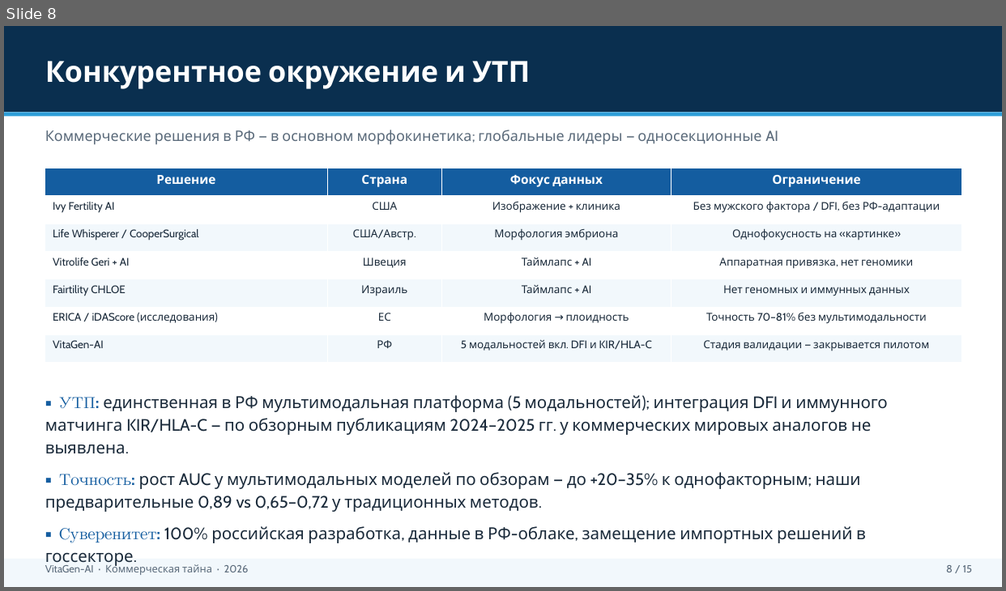
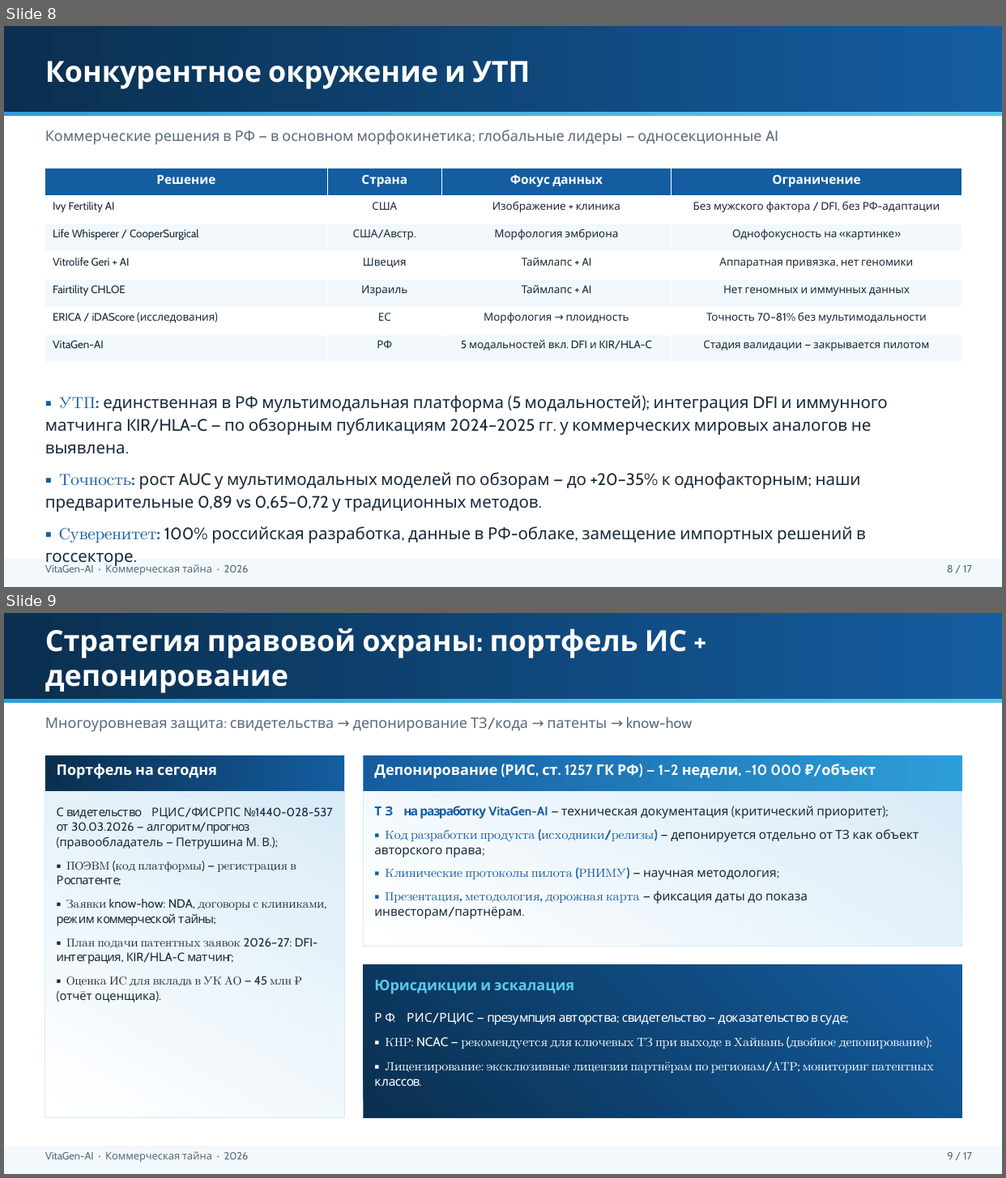
Before and after one commit to Mary-RND/vebinar-ii-analitik-landing, a slide deck: Business plan/Готовые документы/VitaGen_Инвестиционная_презентация.pptx. Shown one above the other, each under a label of ours: slide 8 before the commit, slides 8 and 9 after it. The pictures are 1006x591 and 1006x1178 pixels, drawn with LibreOffice and Linux fonts; fonts in the diff are those of the drawing. Boxes give left, top, right and bottom in pixels: in the first picture for what was removed or moved away, otherwise in the second. Text is boxed around its words. In the diff, an @@ line names an element or a change of style, - is before the commit and + after.

Commit message:
feat: презентация 17 слайдов — IP-стратегия, научный задел со сканами, команда; БП — депонирование ТЗ/кода

```diff
--- a/Business plan/Готовые документы/VitaGen_Инвестиционная_презентация.pptx
+++ b/Business plan/Готовые документы/VitaGen_Инвестиционная_презентация.pptx
@@ slide 9 added at [4, 613, 1002, 1174], background #FFFFFF @@
@@ rectangle added at [4, 613, 1002, 699], fill gradient #0A2F4F to #145DA0 @@
@@ text added at [45, 628, 687, 693], 28 pt, text #FFFFFF, bold @@
+Стратегия правовой охраны: портфель ИС + депонирование
@@ rectangle added at [4, 699, 1002, 704], fill gradient #2E9ED8 to #5BC8EA @@
@@ text added at [45, 717, 692, 732], 14 pt, text #5A6A7A @@
+Многоуровневая защита: свидетельства → депонирование ТЗ/кода → патенты → know-how
@@ rectangle added at [45, 756, 345, 1118], fill gradient #FFFFFF to #D6EAF7, outline #D6EAF7 1 pt @@
@@ rectangle added at [45, 756, 345, 791], fill gradient #0A2F4F to #145DA0 @@
@@ rectangle added at [364, 756, 962, 946], fill gradient #FFFFFF to #D6EAF7, outline #D6EAF7 1 pt @@
@@ rectangle added at [364, 756, 962, 791], fill gradient #145DA0 to #2E9ED8 @@
@@ text added at [57, 764, 217, 779], 14 pt, text #FFFFFF, bold @@
+Портфель на сегодня
@@ text added at [374, 764, 876, 779], 14 pt, text #FFFFFF, bold @@
+Депонирование (РИС, ст. 1257 ГК РФ) — 1–2 недели, ~10 000 ₽/объект
@@ text added at [374, 806, 918, 919], 12 pt, text #1A2A3A @@
+▪ ТЗ на разработку VitaGen-AI — техническая документация (критический приоритет);
+▪ Код разработки продукта (исходники/релизы) — депонируется отдельно от ТЗ как объект авторского права;
+▪ Клинические протоколы пилота (РНИМУ) — научная методология;
+▪ Презентация, методология, дорожная карта — фиксация даты до показа инвесторам/партнёрам.
@@ text added at [57, 807, 333, 1003], 11.5 pt, text #1A2A3A @@
+▪ Свидетельство РЦИС/ФИСРПС №1440-028-537 от 30.03.2026 — алгоритм/прогноз (правообладатель — Петрушина М. В.);
+▪ ПОЭВМ (код платформы) — регистрация в Роспатенте;
+▪ Заявки know-how: NDA, договоры с клиниками, режим коммерческой тайны;
+▪ План подачи патентных заявок 2026–27: DFI-интеграция, KIR/HLA-C матчинг;
+▪ Оценка ИС для вклада в УК АО — 45 млн ₽ (отчёт оценщика).
@@ rectangle added at [364, 965, 962, 1118], fill gradient #0A2F4F to #145DA0 @@
@@ text added at [374, 980, 574, 994], 14 pt, text #5BC8EA, bold @@
+Юрисдикции и эскалация
@@ text added at [374, 1013, 934, 1086], 12 pt, text #FFFFFF @@
+▪ РФ: РИС/РЦИС — презумпция авторства; свидетельство — доказательство в суде;
+▪ КНР: NCAC — рекомендуется для ключевых ТЗ при выходе в Хайнань (двойное депонирование);
+▪ Лицензирование: эксклюзивные лицензии партнёрам по регионам/АТР; мониторинг патентных классов.
@@ rectangle added at [4, 1146, 1002, 1174], fill #F2F8FC @@
@@ text added at [45, 1152, 249, 1162], 10 pt, text #5A6A7A @@
+VitaGen-AI · Коммерческая тайна · 2026
@@ text added at [947, 1152, 972, 1160], 10 pt, text #5A6A7A @@
+9 / 17
@@ slide 8 changed as well @@
@@ rectangle at [4, 26, 1002, 112]: fill #0A2F4F to gradient #0A2F4F to #145DA0 @@
@@ rectangle at [4, 112, 1002, 117]: fill #2E9ED8 to gradient #2E9ED8 to #5BC8EA @@
@@ text at [947, 565, 972, 573]: text changed @@
-8 / 15
+8 / 17
```
Also in this commit, not shown: 14 other slides changed, 1 other slide added, 11 other files.
